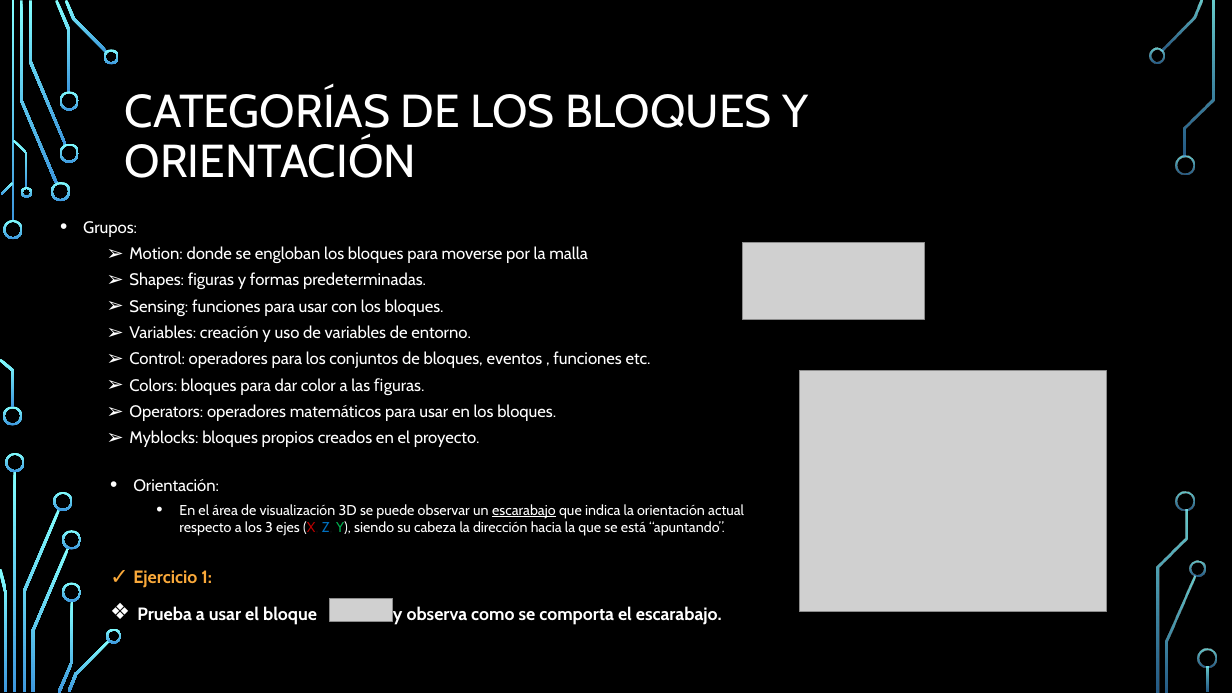
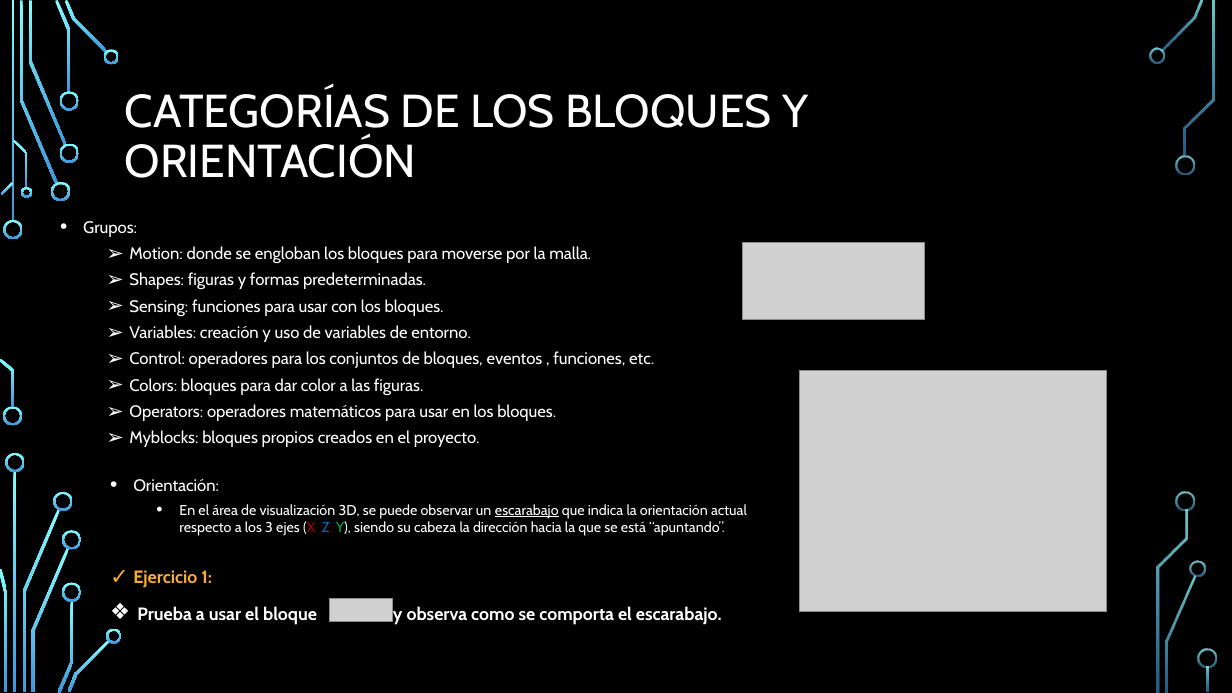
Before and after one commit to jonyB0B/MemoriaTFG-JonatanSantanaPero, a slide deck: slide 5 of Talleres/Taller1.pptx. Drawn at 1232x693 pixels with LibreOffice and Linux fonts; fonts in the diff are those of the drawing; grey boxes stand for pictures; background and template pictures are left out. Boxes give left, top, right and bottom in pixels: in the first picture for what was removed or moved away, otherwise in the second. Text is boxed around its words. In the diff, an @@ line names an element or a change of style, - is before the commit and + after.

```diff
--- a/Talleres/Taller1.pptx
+++ b/Talleres/Taller1.pptx
@@ text at [129,351,654,395]: text changed @@
-  ➢ Control: operadores para los conjuntos de bloques, eventos , funciones etc.
-  ➢ Colors: bloques para dar color a las ﬁguras.
+  ➢ Control: operadores para los conjuntos de bloques, eventos , funciones, etc.
+  ➢ Colors: bloques para dar color a las figuras.
@@ text at [179,504,747,536]: text changed @@
-  • En el área de visualización 3D se puede observar un escarabajo que indica la orientación actual respecto a los 3 ejes (X, Z, Y), siendo su cabeza la dirección hacia la que se está “apuntando”.
+  • En el área de visualización 3D, se puede observar un escarabajo que indica la orientación actual respecto a los 3 ejes (X, Z, Y), siendo su cabeza la dirección hacia la que se está “apuntando”.
```
Also in this commit, not shown: 7 other slides changed, 23 other files.
